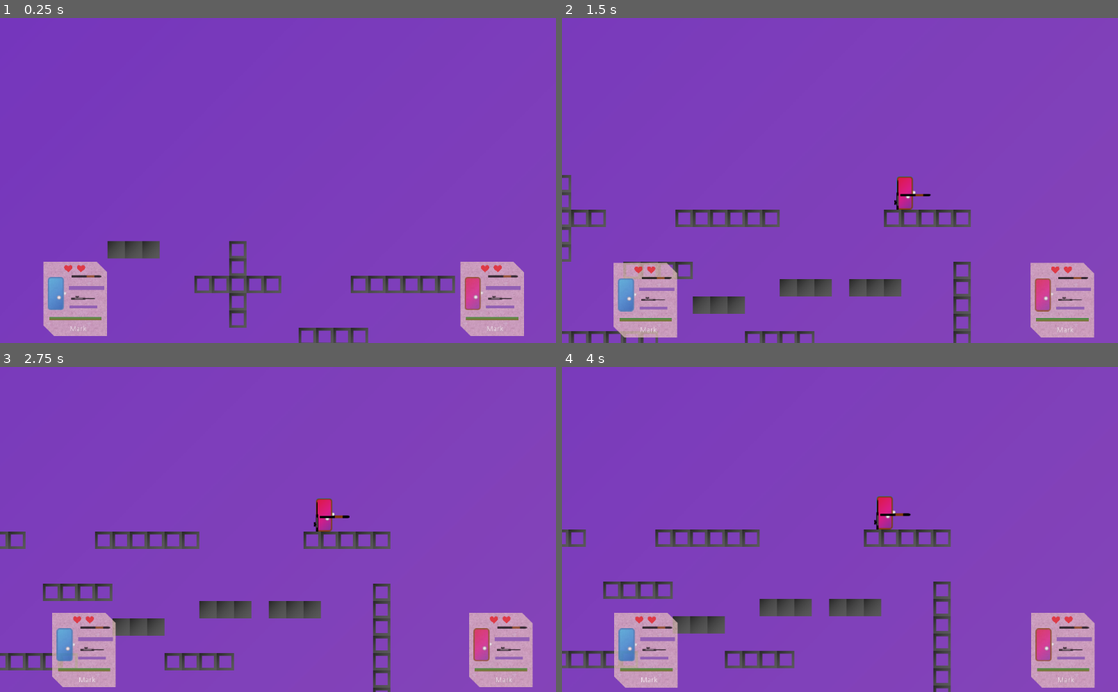
Above: before the commit, frames 1-4 (two rows, left to right).
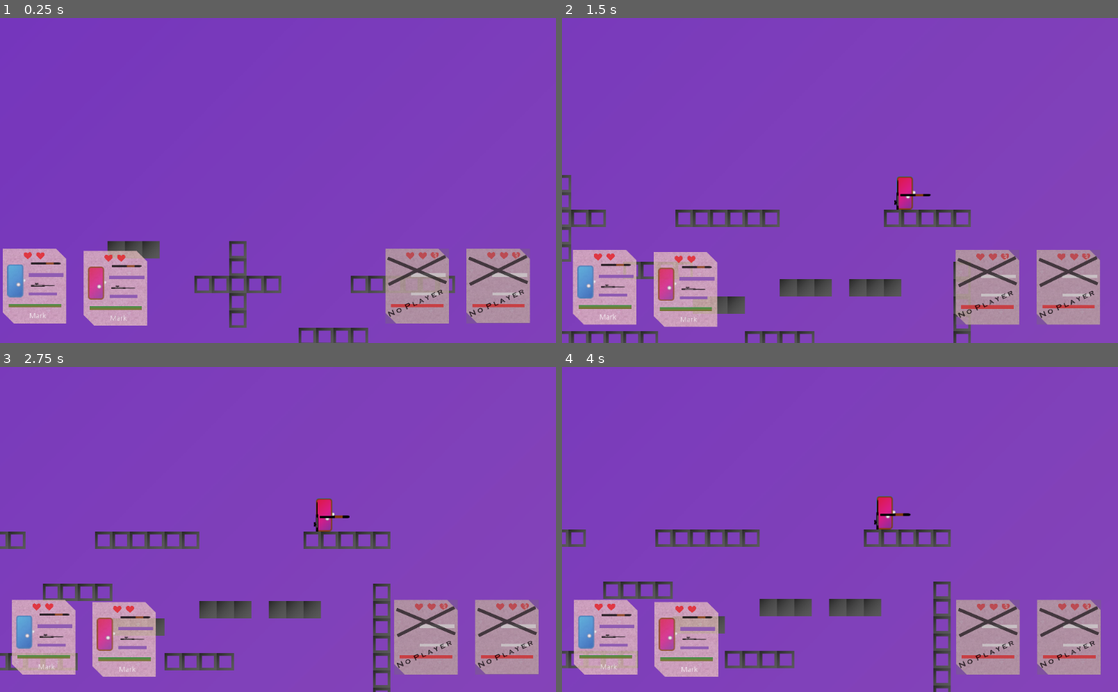
Above: after the commit, the same moments.

Repository: XanMarta/godot-game-battlefield
Game: Godot game, scene res://src/Game/PlayGround.tscn
Same seed, same stepped clock (60 frames per second), same inputs: the game is played once before the commit and once after it.
Inputs:
- Up to frame 1 (0.25 s): no input
- Up to frame 2 (1.5 s): no input
- Up to frame 3 (2.75 s): no input
- Up to frame 4 (4 s): no input

The runs differ from the first frame. In frame 1, 11% of the frame differs, in the area x 0-96%, y 70-98%; in frame 2, 11%, in the area x 1-97%, y 71-99%; in frame 3, 11%; in frame 4, 11%.

Commit message:
Update player tag scene for 4 players

Diff:
--- a/project.godot
+++ b/project.godot
@@ -26,7 +26,6 @@
 
 [display]
 
-window/size/resizable=false
 window/size/always_on_top=true
 
 [input]
--- a/src/Actor/Player.gd
+++ b/src/Actor/Player.gd
@@ -1,6 +1,7 @@
 extends Node2D
 
 signal update_gui
+signal player_die
 
 
 export var type = "p1"
@@ -157,6 +158,8 @@
 	yield($AnimationPlayer, "animation_finished")
 	if life > 0:
 		spawn()
+	else:
+		emit_signal("player_die")
 
 
 func set_health(value):
--- a/src/GUI/PlayerTag.gd
+++ b/src/GUI/PlayerTag.gd
@@ -7,6 +7,7 @@
 	target = player
 	player.connect("update_gui", self, "update_gui")
 	$Name.text = player.player_name
+	$noplayer.visible = false
 	update_gui()
 
 
--- a/src/GUI/PlayerTag.tscn
+++ b/src/GUI/PlayerTag.tscn
@@ -8,6 +8,7 @@
 [ext_resource path="res://Assets/health_bar_red.png" type="Texture" id=6]
 [ext_resource path="res://Assets/heart.png" type="Texture" id=7]
 [ext_resource path="res://Assets/elimilated.png" type="Texture" id=8]
+[ext_resource path="res://Assets/noplayer.png" type="Texture" id=9]
 
 [sub_resource type="Animation" id=1]
 resource_name = "player_die"
@@ -158,5 +159,10 @@
 scale = Vector2( 0.29, 0.29 )
 texture = ExtResource( 8 )
 
+[node name="noplayer" type="Sprite" parent="."]
+position = Vector2( 5.64989, -67.2313 )
+scale = Vector2( 0.29, 0.29 )
+texture = ExtResource( 9 )
+
 [node name="AnimationPlayer" type="AnimationPlayer" parent="."]
 anims/player_die = SubResource( 1 )
--- /dev/null
+++ b/src/GUI/Player_tag_scene.gd
@@ -0,0 +1,15 @@
+extends Node2D
+
+
+
+var player = [null, null, null, null]
+
+
+func _ready():
+	position.y = -get_viewport().size.y
+
+
+func connect_player():
+	for current in range(4):
+		if player[current] != null:
+			get_node("Player" + str(current)).connect_player(player[current])
--- /dev/null
+++ b/src/GUI/Player_tag_scene.tscn
@@ -0,0 +1,20 @@
+[gd_scene load_steps=3 format=2]
+
+[ext_resource path="res://src/GUI/PlayerTag.tscn" type="PackedScene" id=1]
+[ext_resource path="res://src/GUI/Player_tag_scene.gd" type="Script" id=2]
+
+[node name="Player_tag_scene" type="Node2D"]
+modulate = Color( 1, 1, 1, 0.760784 )
+script = ExtResource( 2 )
+
+[node name="Player0" parent="." instance=ExtResource( 1 )]
+position = Vector2( 80.2698, 567.893 )
+
+[node name="Player1" parent="." instance=ExtResource( 1 )]
+position = Vector2( 229.008, 572.323 )
+
+[node name="Player2" parent="." instance=ExtResource( 1 )]
+position = Vector2( 784.479, 567.893 )
+
+[node name="Player3" parent="." instance=ExtResource( 1 )]
+position = Vector2( 933.972, 567.719 )
--- /dev/null
+++ b/src/Game/Actors.gd
@@ -0,0 +1,13 @@
+extends Node2D
+
+
+
+func _ready():
+	var current = 0
+	for new_player in get_children():
+		get_parent().get_node("Player_tag_scene").player[current] = new_player
+		current += 1
+		if current > 3:
+			break
+
+	get_parent().get_node("Player_tag_scene").connect_player()
--- a/src/Game/Camera.gd
+++ b/src/Game/Camera.gd
@@ -11,3 +11,5 @@
 		num_player = 1
 	new_pos /= num_player
 	position = new_pos
+
+	$Player_tag.global_position = $Camera2D.get_camera_screen_center() - get_viewport().size / 2.0
--- a/src/Game/PlayGround.tscn
+++ b/src/Game/PlayGround.tscn
@@ -4,9 +4,9 @@
 [ext_resource path="res://src/Map/Map1.tscn" type="PackedScene" id=2]
 [ext_resource path="res://src/Actor/Player.tscn" type="PackedScene" id=3]
 [ext_resource path="res://src/Ground/Deadzone.tscn" type="PackedScene" id=4]
-[ext_resource path="res://src/GUI/PlayerTag.tscn" type="PackedScene" id=5]
+[ext_resource path="res://src/GUI/Player_tag_scene.tscn" type="PackedScene" id=5]
 [ext_resource path="res://src/Game/Camera.gd" type="Script" id=6]
-[ext_resource path="res://src/Game/Player_tag.gd" type="Script" id=8]
+[ext_resource path="res://src/Game/Actors.gd" type="Script" id=7]
 [ext_resource path="res://src/Game/Bubble_scene.gd" type="Script" id=9]
 
 [node name="PlayGround" type="Node2D"]
@@ -20,6 +20,7 @@
 [node name="Map" parent="." instance=ExtResource( 2 )]
 
 [node name="Actors" type="Node2D" parent="."]
+script = ExtResource( 7 )
 
 [node name="Player1" parent="Actors" instance=ExtResource( 3 )]
 scale = Vector2( 1.01056, 1.01018 )
@@ -40,15 +41,14 @@
 smoothing_enabled = true
 smoothing_speed = 2.0
 
+[node name="Player_tag" type="Node2D" parent="Camera"]
+
+[node name="RemoteTransform2D" type="RemoteTransform2D" parent="Camera/Player_tag"]
+remote_path = NodePath("../../../Player_tag_scene")
+update_rotation = false
+update_scale = false
+
 [node name="Bubble_scene" type="Node2D" parent="."]
 script = ExtResource( 9 )
 
-[node name="Player_tag" type="Node2D" parent="."]
-modulate = Color( 1, 1, 1, 0.733333 )
-script = ExtResource( 8 )
-
-[node name="Player1" parent="Player_tag" instance=ExtResource( 5 )]
-position = Vector2( -357.033, 291.714 )
-
-[node name="Player2" parent="Player_tag" instance=ExtResource( 5 )]
-position = Vector2( 410.534, 291.714 )
+[node name="Player_tag_scene" parent="." instance=ExtResource( 5 )]
--- a/src/Game/Player_tag.gd
+++ /dev/null
@@ -1,10 +0,0 @@
-extends Node2D
-
-
-func _ready():
-	$Player1.connect_player(get_parent().get_node("Actors/Player1"))
-	$Player2.connect_player(get_parent().get_node("Actors/Player2"))
-
-
-func _physics_process(delta):
-	global_position = get_parent().get_node("Camera/Camera2D").get_camera_screen_center()
Binary file added: Assets/noplayer.png
Not shown, added: Assets/noplayer.png.import
Not shown: 1 places in src/GUI/PlayerTag.tscn that only renumber resources
